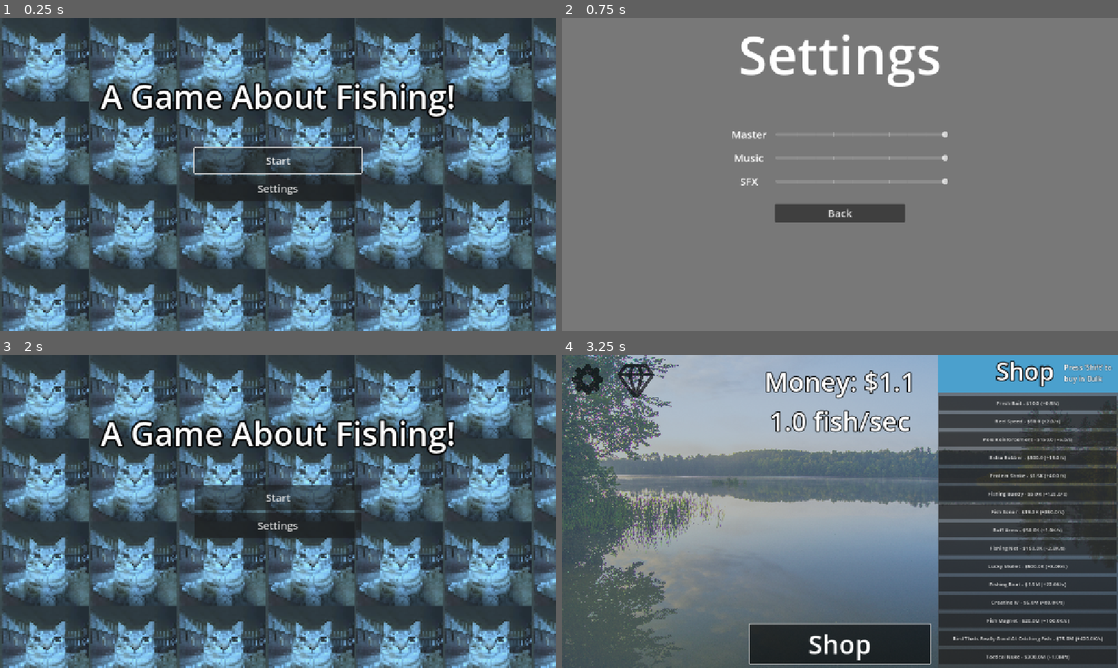
Above: before the commit, frames 1-4 (two rows, left to right).
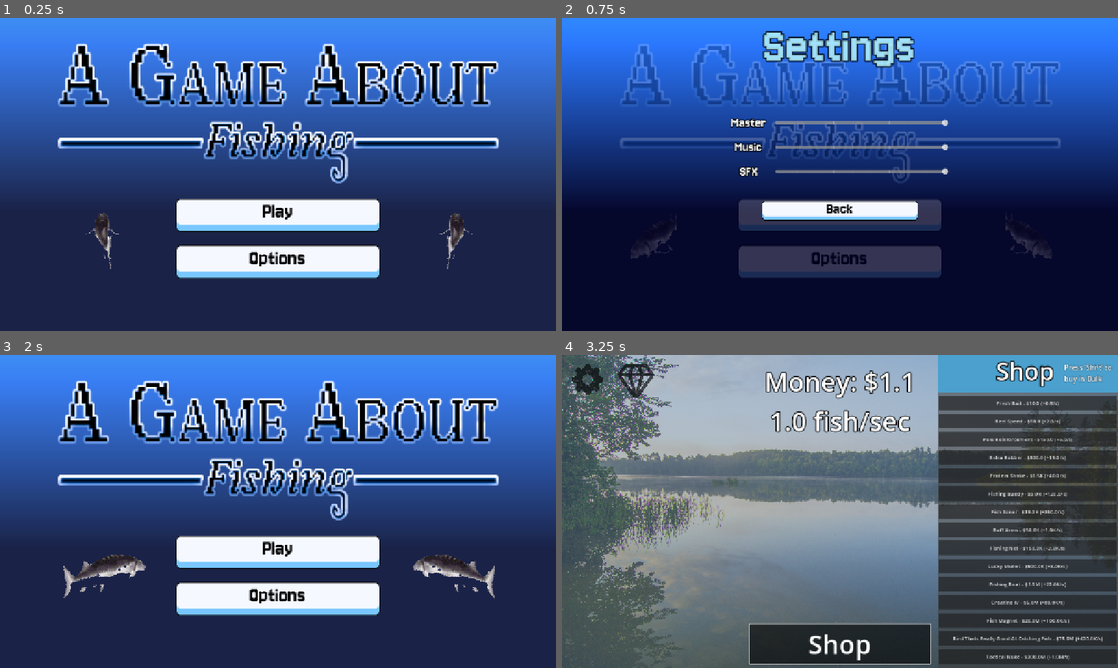
Above: after the commit, the same moments.

Repository: ThePortalPotato/peters-advsem-godot
Game: Godot game, scene res://scenes/main-menu.tscn
Same seed, same stepped clock (60 frames per second), same inputs: the game is played once before the commit and once after it.
Inputs:
- Up to frame 1 (0.25 s): no input
- Up to frame 2 (0.75 s): click "Settings" (after the commit: "Options") at 0.5 s
- Up to frame 3 (2 s): click "Back" at 1.25 s
- Up to frame 4 (3.25 s): click "Start" (after the commit: "Play") at 2 s; click "Shop" at 2.75 s

The runs differ from the first frame. In frame 1, 93% of the frame differs, in the area x 0-100%, y 0-100%; in frame 2, 99%; in frame 3, 93%; in frame 4, nothing differs.

Commit message:
UI Pass

Diff:
--- a/peters-advsem-godot/assets/Fonts/menu-buttons.tres
+++ b/peters-advsem-godot/assets/Fonts/menu-buttons.tres
@@ -1,7 +1,10 @@
-[gd_resource type="Theme" format=3 uid="uid://cdtmbjn5c0uwf"]
+[gd_resource type="Theme" load_steps=2 format=3 uid="uid://cdtmbjn5c0uwf"]
+
+[ext_resource type="FontFile" uid="uid://cqdi5v0dx8ami" path="res://assets/Fonts/Jersey10-Regular.ttf" id="1_3v023"]
 
 [resource]
-default_font_size = 24
+default_font = ExtResource("1_3v023")
+default_font_size = 50
 MarginContainer/constants/margin_bottom = 0
 MarginContainer/constants/margin_left = 10
 MarginContainer/constants/margin_right = 10
--- a/peters-advsem-godot/scenes/main-menu.tscn
+++ b/peters-advsem-godot/scenes/main-menu.tscn
@@ -1,8 +1,552 @@
-[gd_scene load_steps=4 format=3 uid="uid://c0nkc3c8lksd1"]
+[gd_scene load_steps=85 format=3 uid="uid://c0nkc3c8lksd1"]
 
 [ext_resource type="Script" uid="uid://c02hsvexjhipl" path="res://scripts/MainMenuController.gd" id="1_u4kki"]
 [ext_resource type="Theme" uid="uid://cdtmbjn5c0uwf" path="res://assets/Fonts/menu-buttons.tres" id="2_hf3n6"]
-[ext_resource type="Texture2D" uid="uid://difm3pqdhfenh" path="res://assets/Textures/him_pixel.png" id="2_xg1py"]
+[ext_resource type="Texture2D" uid="uid://cctw5fmo38r0s" path="res://assets/Textures/AGameAboutFishing_Logo.png" id="3_xg1py"]
+[ext_resource type="Texture2D" uid="uid://bega1o4quqg5b" path="res://assets/Textures/Button_Normal.png" id="5_ismwm"]
+[ext_resource type="Texture2D" uid="uid://c6m0vbvx5hhik" path="res://assets/Textures/Button_Pressed.png" id="6_nbft7"]
+[ext_resource type="Texture2D" uid="uid://6d7ylxtc0621" path="res://assets/Textures/RotatingFish.png" id="7_nbft7"]
+
+[sub_resource type="Gradient" id="Gradient_ismwm"]
+colors = PackedColorArray(0, 0, 0.09248299, 1, 0.23183325, 0.45197287, 0.7242508, 1)
+
+[sub_resource type="GradientTexture2D" id="GradientTexture2D_nbft7"]
+gradient = SubResource("Gradient_ismwm")
+fill_from = Vector2(0, 0.62305295)
+fill_to = Vector2(0, 0)
+
+[sub_resource type="AtlasTexture" id="AtlasTexture_5ucbf"]
+atlas = ExtResource("7_nbft7")
+region = Rect2(0, 0, 165, 165)
+
+[sub_resource type="AtlasTexture" id="AtlasTexture_cgepm"]
+atlas = ExtResource("7_nbft7")
+region = Rect2(165, 0, 165, 165)
+
+[sub_resource type="AtlasTexture" id="AtlasTexture_15bby"]
+atlas = ExtResource("7_nbft7")
+region = Rect2(330, 0, 165, 165)
+
+[sub_resource type="AtlasTexture" id="AtlasTexture_jg0gq"]
+atlas = ExtResource("7_nbft7")
+region = Rect2(495, 0, 165, 165)
+
+[sub_resource type="AtlasTexture" id="AtlasTexture_7g1db"]
+atlas = ExtResource("7_nbft7")
+region = Rect2(660, 0, 165, 165)
+
+[sub_resource type="AtlasTexture" id="AtlasTexture_1000w"]
+atlas = ExtResource("7_nbft7")
+region = Rect2(0, 165, 165, 165)
+
+[sub_resource type="AtlasTexture" id="AtlasTexture_fkao5"]
+atlas = ExtResource("7_nbft7")
+region = Rect2(165, 165, 165, 165)
+
+[sub_resource type="AtlasTexture" id="AtlasTexture_nqf5s"]
+atlas = ExtResource("7_nbft7")
+region = Rect2(330, 165, 165, 165)
+
+[sub_resource type="AtlasTexture" id="AtlasTexture_3xebx"]
+atlas = ExtResource("7_nbft7")
+region = Rect2(495, 165, 165, 165)
+
+[sub_resource type="AtlasTexture" id="AtlasTexture_pl2fg"]
+atlas = ExtResource("7_nbft7")
+region = Rect2(660, 165, 165, 165)
+
+[sub_resource type="AtlasTexture" id="AtlasTexture_n5pg6"]
+atlas = ExtResource("7_nbft7")
+region = Rect2(0, 330, 165, 165)
+
+[sub_resource type="AtlasTexture" id="AtlasTexture_ubhy0"]
+atlas = ExtResource("7_nbft7")
+region = Rect2(165, 330, 165, 165)
+
+[sub_resource type="AtlasTexture" id="AtlasTexture_q4tim"]
+atlas = ExtResource("7_nbft7")
+region = Rect2(330, 330, 165, 165)
+
+[sub_resource type="AtlasTexture" id="AtlasTexture_v1s2s"]
+atlas = ExtResource("7_nbft7")
+region = Rect2(495, 330, 165, 165)
+
+[sub_resource type="AtlasTexture" id="AtlasTexture_ieua5"]
+atlas = ExtResource("7_nbft7")
+region = Rect2(660, 330, 165, 165)
+
+[sub_resource type="AtlasTexture" id="AtlasTexture_8p2dl"]
+atlas = ExtResource("7_nbft7")
+region = Rect2(0, 495, 165, 165)
+
+[sub_resource type="AtlasTexture" id="AtlasTexture_2jm73"]
+atlas = ExtResource("7_nbft7")
+region = Rect2(165, 495, 165, 165)
+
+[sub_resource type="AtlasTexture" id="AtlasTexture_ahkoe"]
+atlas = ExtResource("7_nbft7")
+region = Rect2(330, 495, 165, 165)
+
+[sub_resource type="AtlasTexture" id="AtlasTexture_rhumx"]
+atlas = ExtResource("7_nbft7")
+region = Rect2(495, 495, 165, 165)
+
+[sub_resource type="AtlasTexture" id="AtlasTexture_3wodg"]
+atlas = ExtResource("7_nbft7")
+region = Rect2(660, 495, 165, 165)
+
+[sub_resource type="AtlasTexture" id="AtlasTexture_737cg"]
+atlas = ExtResource("7_nbft7")
+region = Rect2(0, 660, 165, 165)
+
+[sub_resource type="AtlasTexture" id="AtlasTexture_lyfm7"]
+atlas = ExtResource("7_nbft7")
+region = Rect2(165, 660, 165, 165)
+
+[sub_resource type="AtlasTexture" id="AtlasTexture_w4xfk"]
+atlas = ExtResource("7_nbft7")
+region = Rect2(330, 660, 165, 165)
+
+[sub_resource type="AtlasTexture" id="AtlasTexture_u4lex"]
+atlas = ExtResource("7_nbft7")
+region = Rect2(495, 660, 165, 165)
+
+[sub_resource type="AtlasTexture" id="AtlasTexture_5qmws"]
+atlas = ExtResource("7_nbft7")
+region = Rect2(660, 660, 165, 165)
+
+[sub_resource type="AtlasTexture" id="AtlasTexture_ubv7l"]
+atlas = ExtResource("7_nbft7")
+region = Rect2(0, 825, 165, 165)
+
+[sub_resource type="AtlasTexture" id="AtlasTexture_5fx2t"]
+atlas = ExtResource("7_nbft7")
+region = Rect2(165, 825, 165, 165)
+
+[sub_resource type="AtlasTexture" id="AtlasTexture_lgc3e"]
+atlas = ExtResource("7_nbft7")
+region = Rect2(330, 825, 165, 165)
+
+[sub_resource type="AtlasTexture" id="AtlasTexture_6up20"]
+atlas = ExtResource("7_nbft7")
+region = Rect2(495, 825, 165, 165)
+
+[sub_resource type="AtlasTexture" id="AtlasTexture_3chck"]
+atlas = ExtResource("7_nbft7")
+region = Rect2(660, 825, 165, 165)
+
+[sub_resource type="AtlasTexture" id="AtlasTexture_kudwj"]
+atlas = ExtResource("7_nbft7")
+region = Rect2(0, 990, 165, 165)
+
+[sub_resource type="AtlasTexture" id="AtlasTexture_fxsnc"]
+atlas = ExtResource("7_nbft7")
+region = Rect2(165, 990, 165, 165)
+
+[sub_resource type="AtlasTexture" id="AtlasTexture_hdugo"]
+atlas = ExtResource("7_nbft7")
+region = Rect2(330, 990, 165, 165)
+
+[sub_resource type="AtlasTexture" id="AtlasTexture_48fs8"]
+atlas = ExtResource("7_nbft7")
+region = Rect2(495, 990, 165, 165)
+
+[sub_resource type="AtlasTexture" id="AtlasTexture_5vvbk"]
+atlas = ExtResource("7_nbft7")
+region = Rect2(660, 990, 165, 165)
+
+[sub_resource type="AtlasTexture" id="AtlasTexture_we0ye"]
+atlas = ExtResource("7_nbft7")
+region = Rect2(0, 1155, 165, 165)
+
+[sub_resource type="AtlasTexture" id="AtlasTexture_wia2s"]
+atlas = ExtResource("7_nbft7")
+region = Rect2(165, 1155, 165, 165)
+
+[sub_resource type="AtlasTexture" id="AtlasTexture_fb5yw"]
+atlas = ExtResource("7_nbft7")
+region = Rect2(330, 1155, 165, 165)
+
+[sub_resource type="AtlasTexture" id="AtlasTexture_pkm01"]
+atlas = ExtResource("7_nbft7")
+region = Rect2(495, 1155, 165, 165)
+
+[sub_resource type="AtlasTexture" id="AtlasTexture_v7ac0"]
+atlas = ExtResource("7_nbft7")
+region = Rect2(660, 1155, 165, 165)
+
+[sub_resource type="AtlasTexture" id="AtlasTexture_67av0"]
+atlas = ExtResource("7_nbft7")
+region = Rect2(0, 1320, 165, 165)
+
+[sub_resource type="AtlasTexture" id="AtlasTexture_mk5qe"]
+atlas = ExtResource("7_nbft7")
+region = Rect2(165, 1320, 165, 165)
+
+[sub_resource type="AtlasTexture" id="AtlasTexture_vvw1f"]
+atlas = ExtResource("7_nbft7")
+region = Rect2(330, 1320, 165, 165)
+
+[sub_resource type="AtlasTexture" id="AtlasTexture_rfdhu"]
+atlas = ExtResource("7_nbft7")
+region = Rect2(495, 1320, 165, 165)
+
+[sub_resource type="AtlasTexture" id="AtlasTexture_uv1qd"]
+atlas = ExtResource("7_nbft7")
+region = Rect2(660, 1320, 165, 165)
+
+[sub_resource type="AtlasTexture" id="AtlasTexture_3u6x3"]
+atlas = ExtResource("7_nbft7")
+region = Rect2(0, 1485, 165, 165)
+
+[sub_resource type="AtlasTexture" id="AtlasTexture_jgm2v"]
+atlas = ExtResource("7_nbft7")
+region = Rect2(165, 1485, 165, 165)
+
+[sub_resource type="AtlasTexture" id="AtlasTexture_cxkje"]
+atlas = ExtResource("7_nbft7")
+region = Rect2(330, 1485, 165, 165)
+
+[sub_resource type="AtlasTexture" id="AtlasTexture_1ww8x"]
+atlas = ExtResource("7_nbft7")
+region = Rect2(495, 1485, 165, 165)
+
+[sub_resource type="AtlasTexture" id="AtlasTexture_a5y6g"]
+atlas = ExtResource("7_nbft7")
+region = Rect2(660, 1485, 165, 165)
+
+[sub_resource type="AtlasTexture" id="AtlasTexture_dl8k8"]
+atlas = ExtResource("7_nbft7")
+region = Rect2(0, 1650, 165, 165)
+
+[sub_resource type="AtlasTexture" id="AtlasTexture_hyd2g"]
+atlas = ExtResource("7_nbft7")
+region = Rect2(165, 1650, 165, 165)
+
+[sub_resource type="AtlasTexture" id="AtlasTexture_63oit"]
+atlas = ExtResource("7_nbft7")
+region = Rect2(330, 1650, 165, 165)
+
+[sub_resource type="AtlasTexture" id="AtlasTexture_04kvg"]
+atlas = ExtResource("7_nbft7")
+region = Rect2(495, 1650, 165, 165)
+
+[sub_resource type="AtlasTexture" id="AtlasTexture_xaxm8"]
+atlas = ExtResource("7_nbft7")
+region = Rect2(660, 1650, 165, 165)
+
+[sub_resource type="AtlasTexture" id="AtlasTexture_d1pbo"]
+atlas = ExtResource("7_nbft7")
+region = Rect2(0, 1815, 165, 165)
+
+[sub_resource type="AtlasTexture" id="AtlasTexture_6cms5"]
+atlas = ExtResource("7_nbft7")
+region = Rect2(165, 1815, 165, 165)
+
+[sub_resource type="AtlasTexture" id="AtlasTexture_gq6p1"]
+atlas = ExtResource("7_nbft7")
+region = Rect2(330, 1815, 165, 165)
+
+[sub_resource type="AtlasTexture" id="AtlasTexture_6gs2j"]
+atlas = ExtResource("7_nbft7")
+region = Rect2(495, 1815, 165, 165)
+
+[sub_resource type="AtlasTexture" id="AtlasTexture_lgpbp"]
+atlas = ExtResource("7_nbft7")
+region = Rect2(660, 1815, 165, 165)
+
+[sub_resource type="AtlasTexture" id="AtlasTexture_k2nee"]
+atlas = ExtResource("7_nbft7")
+region = Rect2(0, 1980, 165, 165)
+
+[sub_resource type="AtlasTexture" id="AtlasTexture_yr1aj"]
+atlas = ExtResource("7_nbft7")
+region = Rect2(165, 1980, 165, 165)
+
+[sub_resource type="AtlasTexture" id="AtlasTexture_wmbdg"]
+atlas = ExtResource("7_nbft7")
+region = Rect2(330, 1980, 165, 165)
+
+[sub_resource type="AtlasTexture" id="AtlasTexture_y6p3m"]
+atlas = ExtResource("7_nbft7")
+region = Rect2(495, 1980, 165, 165)
+
+[sub_resource type="AtlasTexture" id="AtlasTexture_7df70"]
+atlas = ExtResource("7_nbft7")
+region = Rect2(660, 1980, 165, 165)
+
+[sub_resource type="AtlasTexture" id="AtlasTexture_7xjh8"]
+atlas = ExtResource("7_nbft7")
+region = Rect2(0, 2145, 165, 165)
+
+[sub_resource type="AtlasTexture" id="AtlasTexture_ovdkd"]
+atlas = ExtResource("7_nbft7")
+region = Rect2(165, 2145, 165, 165)
+
+[sub_resource type="AtlasTexture" id="AtlasTexture_2dewb"]
+atlas = ExtResource("7_nbft7")
+region = Rect2(330, 2145, 165, 165)
+
+[sub_resource type="AtlasTexture" id="AtlasTexture_yv4uu"]
+atlas = ExtResource("7_nbft7")
+region = Rect2(495, 2145, 165, 165)
+
+[sub_resource type="AtlasTexture" id="AtlasTexture_eb0g3"]
+atlas = ExtResource("7_nbft7")
+region = Rect2(660, 2145, 165, 165)
+
+[sub_resource type="AtlasTexture" id="AtlasTexture_uqegc"]
+atlas = ExtResource("7_nbft7")
+region = Rect2(0, 2310, 165, 165)
+
+[sub_resource type="AtlasTexture" id="AtlasTexture_311mp"]
+atlas = ExtResource("7_nbft7")
+region = Rect2(165, 2310, 165, 165)
+
+[sub_resource type="AtlasTexture" id="AtlasTexture_ianb7"]
+atlas = ExtResource("7_nbft7")
+region = Rect2(330, 2310, 165, 165)
+
+[sub_resource type="AtlasTexture" id="AtlasTexture_pjf3h"]
+atlas = ExtResource("7_nbft7")
+region = Rect2(495, 2310, 165, 165)
+
+[sub_resource type="AtlasTexture" id="AtlasTexture_u2plx"]
+atlas = ExtResource("7_nbft7")
+region = Rect2(660, 2310, 165, 165)
+
+[sub_resource type="SpriteFrames" id="SpriteFrames_v0xsa"]
+animations = [{
+"frames": [{
+"duration": 1.0,
+"texture": SubResource("AtlasTexture_5ucbf")
+}, {
+"duration": 1.0,
+"texture": SubResource("AtlasTexture_cgepm")
+}, {
+"duration": 1.0,
+"texture": SubResource("AtlasTexture_15bby")
+}, {
+"duration": 1.0,
+"texture": SubResource("AtlasTexture_jg0gq")
+}, {
+"duration": 1.0,
+"texture": SubResource("AtlasTexture_7g1db")
+}, {
+"duration": 1.0,
+"texture": SubResource("AtlasTexture_1000w")
+}, {
+"duration": 1.0,
+"texture": SubResource("AtlasTexture_fkao5")
+}, {
+"duration": 1.0,
+"texture": SubResource("AtlasTexture_nqf5s")
+}, {
+"duration": 1.0,
+"texture": SubResource("AtlasTexture_3xebx")
+}, {
+"duration": 1.0,
+"texture": SubResource("AtlasTexture_pl2fg")
+}, {
+"duration": 1.0,
+"texture": SubResource("AtlasTexture_n5pg6")
+}, {
+"duration": 1.0,
+"texture": SubResource("AtlasTexture_ubhy0")
+}, {
+"duration": 1.0,
+"texture": SubResource("AtlasTexture_q4tim")
+}, {
+"duration": 1.0,
+"texture": SubResource("AtlasTexture_v1s2s")
+}, {
+"duration": 1.0,
+"texture": SubResource("AtlasTexture_ieua5")
+}, {
+"duration": 1.0,
+"texture": SubResource("AtlasTexture_8p2dl")
+}, {
+"duration": 1.0,
+"texture": SubResource("AtlasTexture_2jm73")
+}, {
+"duration": 1.0,
+"texture": SubResource("AtlasTexture_ahkoe")
+}, {
+"duration": 1.0,
+"texture": SubResource("AtlasTexture_rhumx")
+}, {
+"duration": 1.0,
+"texture": SubResource("AtlasTexture_3wodg")
+}, {
+"duration": 1.0,
+"texture": SubResource("AtlasTexture_737cg")
+}, {
+"duration": 1.0,
+"texture": SubResource("AtlasTexture_lyfm7")
+}, {
+"duration": 1.0,
+"texture": SubResource("AtlasTexture_w4xfk")
+}, {
+"duration": 1.0,
+"texture": SubResource("AtlasTexture_u4lex")
+}, {
+"duration": 1.0,
+"texture": SubResource("AtlasTexture_5qmws")
+}, {
+"duration": 1.0,
+"texture": SubResource("AtlasTexture_ubv7l")
+}, {
+"duration": 1.0,
+"texture": SubResource("AtlasTexture_5fx2t")
+}, {
+"duration": 1.0,
+"texture": SubResource("AtlasTexture_lgc3e")
+}, {
+"duration": 1.0,
+"texture": SubResource("AtlasTexture_6up20")
+}, {
+"duration": 1.0,
+"texture": SubResource("AtlasTexture_3chck")
+}, {
+"duration": 1.0,
+"texture": SubResource("AtlasTexture_kudwj")
+}, {
+"duration": 1.0,
+"texture": SubResource("AtlasTexture_fxsnc")
+}, {
+"duration": 1.0,
+"texture": SubResource("AtlasTexture_hdugo")
+}, {
+"duration": 1.0,
+"texture": SubResource("AtlasTexture_48fs8")
+}, {
+"duration": 1.0,
+"texture": SubResource("AtlasTexture_5vvbk")
+}, {
+"duration": 1.0,
+"texture": SubResource("AtlasTexture_we0ye")
+}, {
+"duration": 1.0,
+"texture": SubResource("AtlasTexture_wia2s")
+}, {
+"duration": 1.0,
+"texture": SubResource("AtlasTexture_fb5yw")
+}, {
+"duration": 1.0,
+"texture": SubResource("AtlasTexture_pkm01")
+}, {
+"duration": 1.0,
+"texture": SubResource("AtlasTexture_v7ac0")
+}, {
+"duration": 1.0,
+"texture": SubResource("AtlasTexture_67av0")
+}, {
+"duration": 1.0,
+"texture": SubResource("AtlasTexture_mk5qe")
+}, {
+"duration": 1.0,
+"texture": SubResource("AtlasTexture_vvw1f")
+}, {
+"duration": 1.0,
+"texture": SubResource("AtlasTexture_rfdhu")
+}, {
+"duration": 1.0,
+"texture": SubResource("AtlasTexture_uv1qd")
+}, {
+"duration": 1.0,
+"texture": SubResource("AtlasTexture_3u6x3")
+}, {
+"duration": 1.0,
+"texture": SubResource("AtlasTexture_jgm2v")
+}, {
+"duration": 1.0,
+"texture": SubResource("AtlasTexture_cxkje")
+}, {
+"duration": 1.0,
+"texture": SubResource("AtlasTexture_1ww8x")
+}, {
+"duration": 1.0,
+"texture": SubResource("AtlasTexture_a5y6g")
+}, {
+"duration": 1.0,
+"texture": SubResource("AtlasTexture_dl8k8")
+}, {
+"duration": 1.0,
+"texture": SubResource("AtlasTexture_hyd2g")
+}, {
+"duration": 1.0,
+"texture": SubResource("AtlasTexture_63oit")
+}, {
+"duration": 1.0,
+"texture": SubResource("AtlasTexture_04kvg")
+}, {
+"duration": 1.0,
+"texture": SubResource("AtlasTexture_xaxm8")
+}, {
+"duration": 1.0,
+"texture": SubResource("AtlasTexture_d1pbo")
+}, {
+"duration": 1.0,
+"texture": SubResource("AtlasTexture_6cms5")
+}, {
+"duration": 1.0,
+"texture": SubResource("AtlasTexture_gq6p1")
+}, {
+"duration": 1.0,
+"texture": SubResource("AtlasTexture_6gs2j")
+}, {
+"duration": 1.0,
+"texture": SubResource("AtlasTexture_lgpbp")
+}, {
+"duration": 1.0,
+"texture": SubResource("AtlasTexture_k2nee")
+}, {
+"duration": 1.0,
+"texture": SubResource("AtlasTexture_yr1aj")
+}, {
+"duration": 1.0,
+"texture": SubResource("AtlasTexture_wmbdg")
+}, {
+"duration": 1.0,
+"texture": SubResource("AtlasTexture_y6p3m")
+}, {
+"duration": 1.0,
+"texture": SubResource("AtlasTexture_7df70")
+}, {
+"duration": 1.0,
+"texture": SubResource("AtlasTexture_7xjh8")
+}, {
+"duration": 1.0,
+"texture": SubResource("AtlasTexture_ovdkd")
+}, {
+"duration": 1.0,
+"texture": SubResource("AtlasTexture_2dewb")
+}, {
+"duration": 1.0,
+"texture": SubResource("AtlasTexture_yv4uu")
+}, {
+"duration": 1.0,
+"texture": SubResource("AtlasTexture_eb0g3")
+}, {
+"duration": 1.0,
+"texture": SubResource("AtlasTexture_uqegc")
+}, {
+"duration": 1.0,
+"texture": SubResource("AtlasTexture_311mp")
+}, {
+"duration": 1.0,
+"texture": SubResource("AtlasTexture_ianb7")
+}, {
+"duration": 1.0,
+"texture": SubResource("AtlasTexture_pjf3h")
+}, {
+"duration": 1.0,
+"texture": SubResource("AtlasTexture_u2plx")
+}],
+"loop": true,
+"name": &"Rotate",
+"speed": 12.0
+}]
 
 [node name="MainMenu" type="Control"]
 layout_mode = 3
@@ -21,22 +565,19 @@
 anchor_bottom = 1.0
 grow_horizontal = 2
 grow_vertical = 2
-texture = ExtResource("2_xg1py")
-stretch_mode = 1
-
-[node name="Label" type="Label" parent="."]
+texture = SubResource("GradientTexture2D_nbft7")
+
+[node name="TextureRect2" type="TextureRect" parent="."]
 layout_mode = 1
 anchors_preset = 5
 anchor_left = 0.5
 anchor_right = 0.5
-offset_left = -408.0
-offset_top = 128.0
-offset_right = 408.0
-offset_bottom = 231.0
+offset_left = -514.8
+offset_top = 54.0
+offset_right = 514.80005
+offset_bottom = 384.0
 grow_horizontal = 2
-theme_override_constants/outline_size = 16
-theme_override_font_sizes/font_size = 75
-text = "A Game About Fishing!"
+texture = ExtResource("3_xg1py")
 
 [node name="ButtonContainer" type="VBoxContainer" parent="."]
 layout_mode = 1
@@ -45,26 +586,75 @@
 anchor_top = 0.5
 anchor_right = 0.5
 anchor_bottom = 0.5
-offset_left = -192.0
-offset_top = -62.454407
-offset_right = 192.0
-offset_bottom = 62.454407
+offset_left = -235.0
+offset_top = 55.0
+offset_right = 235.0
+offset_bottom = 241.0
 grow_horizontal = 2
 grow_vertical = 2
-
-[node name="StartButton" type="Button" parent="ButtonContainer"]
+theme_override_constants/separation = 29
+
+[node name="StartButton" type="TextureButton" parent="ButtonContainer"]
 layout_mode = 2
 size_flags_vertical = 3
 focus_neighbor_top = NodePath("../OptionsButton")
 theme = ExtResource("2_hf3n6")
-text = "Start"
-
-[node name="OptionsButton" type="Button" parent="ButtonContainer"]
+texture_normal = ExtResource("5_ismwm")
+texture_pressed = ExtResource("6_nbft7")
+stretch_mode = 0
+
+[node name="Label" type="Label" parent="ButtonContainer/StartButton"]
+layout_mode = 1
+anchors_preset = 15
+anchor_right = 1.0
+anchor_bottom = 1.0
+offset_top = -8.0
+offset_bottom = -8.0
+grow_horizontal = 2
+grow_vertical = 2
+theme = ExtResource("2_hf3n6")
+theme_override_colors/font_color = Color(0, 0, 0, 1)
+text = "Play"
+horizontal_alignment = 1
+vertical_alignment = 1
+
+[node name="OptionsButton" type="TextureButton" parent="ButtonContainer"]
 layout_mode = 2
 size_flags_vertical = 3
 focus_neighbor_bottom = NodePath("../StartButton")
 theme = ExtResource("2_hf3n6")
-text = "Settings"
+texture_normal = ExtResource("5_ismwm")
+texture_pressed = ExtResource("6_nbft7")
+stretch_mode = 0
+
+[node name="Label" type="Label" parent="ButtonContainer/OptionsButton"]
+layout_mode = 1
+anchors_preset = 15
+anchor_right = 1.0
+anchor_bottom = 1.0
+offset_top = -8.0
+offset_bottom = -8.0
+grow_horizontal = 2
+grow_vertical = 2
+theme_override_colors/font_color = Color(0, 0, 0, 1)
+text = "Options"
+horizontal_alignment = 1
+vertical_alignment = 1
+
+[node name="FishRotate_Right" type="AnimatedSprite2D" parent="."]
+position = Vector2(1054.0001, 513)
+scale = Vector2(1.3666667, 1.3666667)
+sprite_frames = SubResource("SpriteFrames_v0xsa")
+animation = &"Rotate"
+autoplay = "Rotate"
+flip_h = true
+
+[node name="FishRotate_Left" type="AnimatedSprite2D" parent="."]
+position = Vector2(232.00032, 513)
+scale = Vector2(1.3666667, 1.3666667)
+sprite_frames = SubResource("SpriteFrames_v0xsa")
+animation = &"Rotate"
+autoplay = "Rotate"
 
 [connection signal="pressed" from="ButtonContainer/StartButton" to="." method="_on_start_button_pressed"]
 [connection signal="pressed" from="ButtonContainer/OptionsButton" to="." method="_on_options_button_pressed"]
--- a/peters-advsem-godot/scenes/settings-menu.tscn
+++ b/peters-advsem-godot/scenes/settings-menu.tscn
@@ -1,7 +1,18 @@
-[gd_scene load_steps=3 format=3 uid="uid://bijsxb0127gby"]
+[gd_scene load_steps=8 format=3 uid="uid://bijsxb0127gby"]
 
 [ext_resource type="Theme" uid="uid://cdtmbjn5c0uwf" path="res://assets/Fonts/menu-buttons.tres" id="1_4okyc"]
 [ext_resource type="Script" uid="uid://ok6wngx137p5" path="res://scripts/SettingsController.gd" id="1_t5iw4"]
+[ext_resource type="FontFile" uid="uid://cqdi5v0dx8ami" path="res://assets/Fonts/Jersey10-Regular.ttf" id="2_18yfu"]
+[ext_resource type="Texture2D" uid="uid://bega1o4quqg5b" path="res://assets/Textures/Button_Normal.png" id="4_ge2sm"]
+[ext_resource type="Texture2D" uid="uid://c6m0vbvx5hhik" path="res://assets/Textures/Button_Pressed.png" id="5_enrc8"]
+
+[sub_resource type="Gradient" id="Gradient_ismwm"]
+colors = PackedColorArray(0, 0, 0.09248299, 1, 0.23183325, 0.45197287, 0.7242508, 1)
+
+[sub_resource type="GradientTexture2D" id="GradientTexture2D_ij5id"]
+gradient = SubResource("Gradient_ismwm")
+fill_from = Vector2(0, 0.62305295)
+fill_to = Vector2(0, 0)
 
 [node name="SettingsMenu" type="Control"]
 layout_mode = 3
@@ -12,16 +23,17 @@
 grow_vertical = 2
 script = ExtResource("1_t5iw4")
 
-[node name="TransparentFill" type="ColorRect" parent="."]
+[node name="TextureRect" type="TextureRect" parent="."]
+modulate = Color(0.752453, 1.1666216, 1.5597305, 0.78431374)
 layout_mode = 1
 anchors_preset = 15
 anchor_right = 1.0
 anchor_bottom = 1.0
 grow_horizontal = 2
 grow_vertical = 2
-color = Color(0.4713753, 0.47137535, 0.47137517, 1)
+texture = SubResource("GradientTexture2D_ij5id")
 
-[node name="Title" type="Label" parent="TransparentFill"]
+[node name="Title" type="Label" parent="TextureRect"]
 layout_mode = 1
 anchors_preset = 5
 anchor_left = 0.5
@@ -30,6 +42,8 @@
 offset_right = 237.0
 offset_bottom = 166.0
 grow_horizontal = 2
+theme_override_constants/outline_size = 12
+theme_override_fonts/font = ExtResource("2_18yfu")
 theme_override_font_sizes/font_size = 121
 text = "Settings"
 horizontal_alignment = 1
@@ -42,9 +56,9 @@
 anchor_right = 0.5
 anchor_bottom = 0.5
 offset_left = -250.0
-offset_top = -102.0
+offset_top = -137.5
 offset_right = 250.0
-offset_bottom = 102.0
+offset_bottom = 185.5
 grow_horizontal = 2
 grow_vertical = 2
 theme_override_constants/separation = 20
@@ -58,6 +72,8 @@
 [node name="Master Label" type="Label" parent="Settings/Volume Sliders"]
 layout_mode = 2
 theme = ExtResource("1_4okyc")
+theme_override_constants/outline_size = 8
+theme_override_font_sizes/font_size = 33
 text = "Master"
 horizontal_alignment = 1
 
@@ -75,6 +91,8 @@
 [node name="Music Label" type="Label" parent="Settings/Volume Sliders"]
 layout_mode = 2
 theme = ExtResource("1_4okyc")
+theme_override_constants/outline_size = 8
+theme_override_font_sizes/font_size = 33
 text = "Music"
 horizontal_alignment = 1
 
@@ -92,6 +110,8 @@
 [node name="SFX Label" type="Label" parent="Settings/Volume Sliders"]
 layout_mode = 2
 theme = ExtResource("1_4okyc")
+theme_override_constants/outline_size = 8
+theme_override_font_sizes/font_size = 33
 text = "SFX"
 horizontal_alignment = 1
 
@@ -108,14 +128,30 @@
 
 [node name="MarginContainer" type="MarginContainer" parent="Settings"]
 layout_mode = 2
-theme_override_constants/margin_left = 100
-theme_override_constants/margin_top = 15
-theme_override_constants/margin_right = 100
+theme_override_constants/margin_top = 30
 
-[node name="BackButton" type="Button" parent="Settings/MarginContainer"]
+[node name="BackButton" type="TextureButton" parent="Settings/MarginContainer"]
+custom_minimum_size = Vector2(0, 45)
 layout_mode = 2
 theme = ExtResource("1_4okyc")
+texture_normal = ExtResource("4_ge2sm")
+texture_pressed = ExtResource("5_enrc8")
+stretch_mode = 5
+
+[node name="Label" type="Label" parent="Settings/MarginContainer/BackButton"]
+layout_mode = 1
+anchors_preset = 14
+anchor_top = 0.5
+anchor_right = 1.0
+anchor_bottom = 0.5
+offset_top = -24.0
+offset_bottom = 31.0
+grow_horizontal = 2
+grow_vertical = 2
+theme_override_colors/font_color = Color(0, 0, 0, 1)
+theme_override_font_sizes/font_size = 36
 text = "Back"
+horizontal_alignment = 1
 
 [connection signal="value_changed" from="Settings/Volume Sliders/Master Slider" to="." method="_on_master_slider_value_changed"]
 [connection signal="value_changed" from="Settings/Volume Sliders/Music Slider" to="." method="_on_music_slider_value_changed"]
Binary file added: peters-advsem-godot/assets/Fonts/Jersey10-Regular.ttf
Not shown, added: peters-advsem-godot/assets/Fonts/Jersey10-Regular.ttf.import
Binary file added: peters-advsem-godot/assets/Textures/AGameAboutFishing_Logo.png
Not shown, added: peters-advsem-godot/assets/Textures/AGameAboutFishing_Logo.png.import
Binary file added: peters-advsem-godot/assets/Textures/Button_Normal.png
Not shown, added: peters-advsem-godot/assets/Textures/Button_Normal.png.import
Binary file added: peters-advsem-godot/assets/Textures/Button_Pressed.png
Not shown, added: peters-advsem-godot/assets/Textures/Button_Pressed.png.import
Binary file added: peters-advsem-godot/assets/Textures/RotatingFish.png
Not shown, added: peters-advsem-godot/assets/Textures/RotatingFish.png.import
Binary file added: peters-advsem-godot/assets/Textures/fsh-spin.gif
